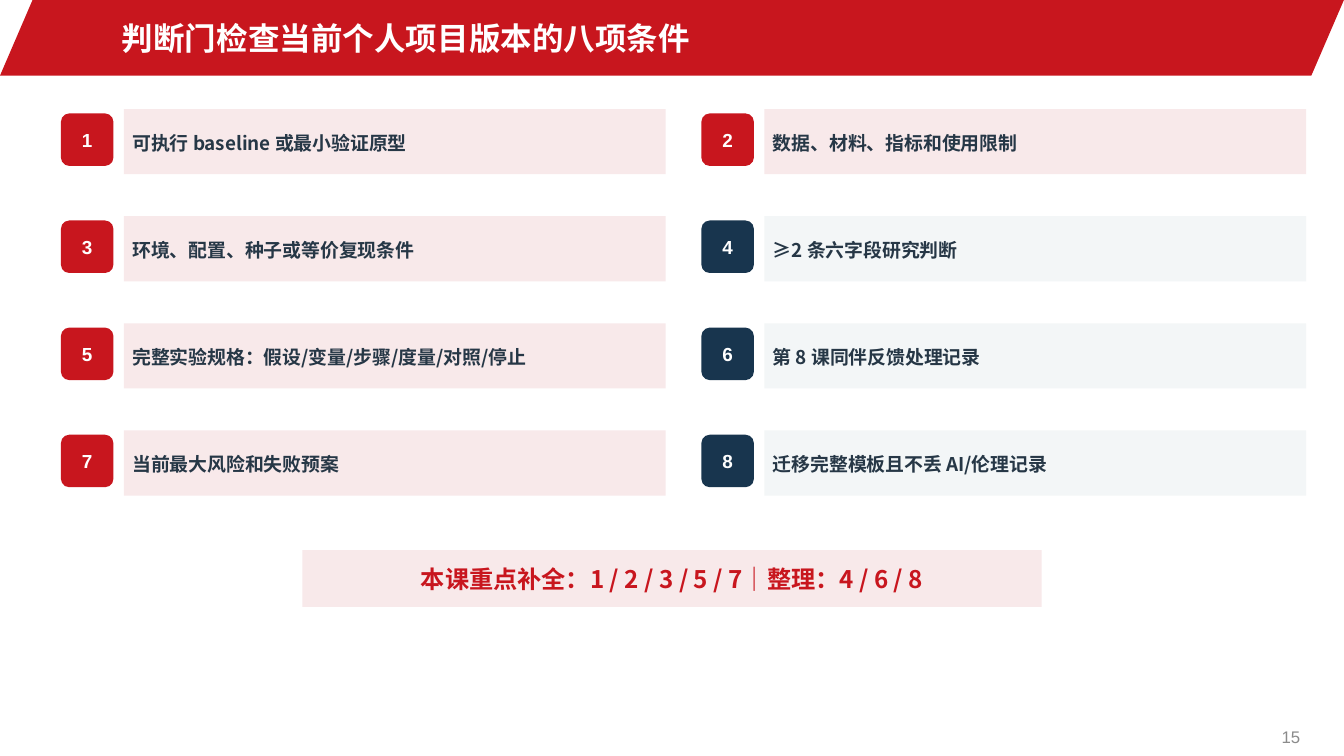
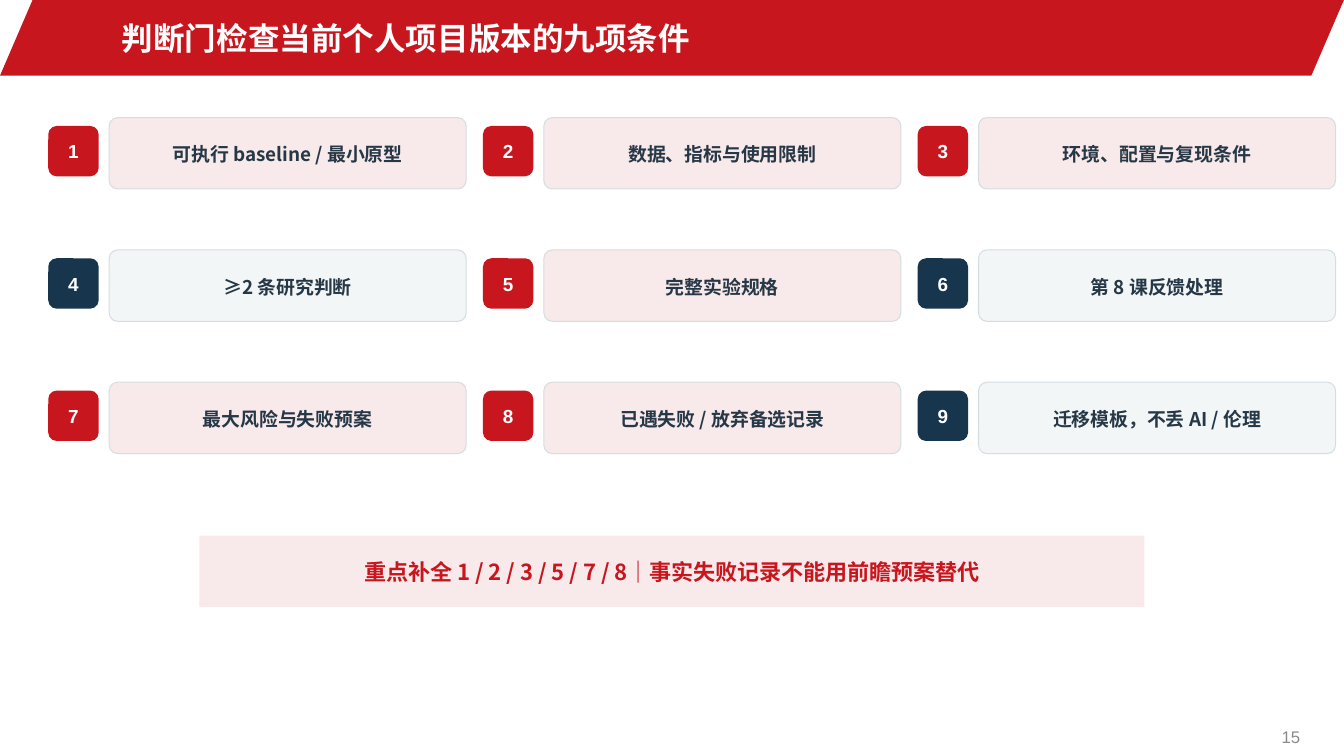
Before and after one commit to jinyh/ai4research, a slide deck: slide 15 of lessons/lesson-09/slides.pptx. Drawn at 1344x756 pixels with LibreOffice and Linux fonts; fonts in the diff are those of the drawing; background and template pictures are left out. Boxes give left, top, right and bottom in pixels: in the first picture for what was removed or moved away, otherwise in the second. Text is boxed around its words. In the diff, an @@ line names an element or a change of style, - is before the commit and + after.

```diff
--- a/lessons/lesson-09/slides.pptx
+++ b/lessons/lesson-09/slides.pptx
@@ text at bbox=[122, 23, 690, 53]: text changed @@
-判断门检查当前个人项目版本的八项条件
+判断门检查当前个人项目版本的九项条件
@@ rounded rectangle "可执行 baseline / 最小原型": place and size @@
-rounded rectangle "可执行 baseline / 最小原型" at bbox=[124, 109, 666, 174]
+rounded rectangle "可执行 baseline / 最小原型" at bbox=[109, 118, 466, 190]
@@ rounded rectangle "数据、指标与使用限制": place and size @@
-rounded rectangle "数据、指标与使用限制" at bbox=[764, 109, 1307, 174]
+rounded rectangle "数据、指标与使用限制" at bbox=[544, 118, 901, 190]
@@ rounded rectangle "环境、配置与复现条件": place and size @@
-rounded rectangle "环境、配置与复现条件" at bbox=[124, 217, 666, 282]
+rounded rectangle "环境、配置与复现条件" at bbox=[979, 118, 1336, 190]
@@ rounded rectangle "1": place and size @@
-rounded rectangle "1" at bbox=[60, 113, 113, 165]
+rounded rectangle "1" at bbox=[48, 126, 99, 176]
@@ text in rounded rectangle at bbox=[173, 145, 402, 163]: text changed @@
-可执行 baseline 或最小验证原型
+可执行 baseline / 最小原型
@@ rounded rectangle "2": place and size @@
-rounded rectangle "2" at bbox=[702, 113, 754, 165]
+rounded rectangle "2" at bbox=[483, 126, 533, 176]
@@ text in rounded rectangle at bbox=[628, 145, 816, 163]: text changed @@
-数据、材料、指标和使用限制
+数据、指标与使用限制
@@ rounded rectangle "3": place and size @@
-rounded rectangle "3" at bbox=[60, 221, 113, 273]
+rounded rectangle "3" at bbox=[918, 126, 968, 176]
@@ text in rounded rectangle at bbox=[1063, 145, 1251, 163]: text changed @@
-环境、配置、种子或等价复现条件
+环境、配置与复现条件
@@ rounded rectangle "4": place and size @@
-rounded rectangle "4" at bbox=[702, 221, 754, 273]
+rounded rectangle "4" at bbox=[48, 258, 99, 309]
@@ rounded rectangle "≥2 条研究判断": place and size @@
-rounded rectangle "≥2 条研究判断" at bbox=[764, 217, 1307, 282]
+rounded rectangle "≥2 条研究判断" at bbox=[109, 250, 466, 322]
@@ rounded rectangle "5": place and size @@
-rounded rectangle "5" at bbox=[60, 328, 113, 380]
+rounded rectangle "5" at bbox=[483, 258, 533, 309]
@@ rounded rectangle "完整实验规格": place and size @@
-rounded rectangle "完整实验规格" at bbox=[124, 324, 666, 389]
+rounded rectangle "完整实验规格" at bbox=[544, 250, 901, 322]
@@ proportions changed in 7 elements at bbox=[48, 126, 99, 176], bbox=[48, 391, 99, 442], bbox=[483, 126, 533, 176], bbox=[918, 126, 968, 176], bbox=[48, 258, 99, 309], bbox=[483, 258, 533, 309], bbox=[918, 258, 968, 309] @@
@@ rounded rectangle "6": place and size @@
-rounded rectangle "6" at bbox=[702, 328, 754, 380]
+rounded rectangle "6" at bbox=[918, 258, 968, 309]
@@ rounded rectangle "第 8 课反馈处理": place and size @@
-rounded rectangle "第 8 课反馈处理" at bbox=[764, 324, 1307, 389]
+rounded rectangle "第 8 课反馈处理" at bbox=[979, 250, 1336, 322]
@@ text in rounded rectangle at bbox=[224, 278, 352, 296]: text changed @@
-≥2 条六字段研究判断
+≥2 条研究判断
@@ text in rounded rectangle at bbox=[666, 278, 779, 296]: text changed @@
-完整实验规格：假设/变量/步骤/度量/对照/停止
+完整实验规格
@@ text in rounded rectangle at bbox=[1091, 278, 1223, 296]: text changed @@
-第 8 课同伴反馈处理记录
+第 8 课反馈处理
@@ rounded rectangle "最大风险与失败预案": place and size @@
-rounded rectangle "最大风险与失败预案" at bbox=[124, 431, 666, 496]
+rounded rectangle "最大风险与失败预案" at bbox=[109, 382, 466, 454]
@@ rounded rectangle added at bbox=[544, 382, 901, 454], fill #F8E9EA, outline #D6DDE2 0.75 pt, 13.5 pt, text #263746, bold @@
+已遇失败 / 放弃备选记录
@@ rectangle to rounded rectangle; outline none to #D6DDE2 0.75 pt in 8 elements at bbox=[109, 118, 466, 190], bbox=[109, 382, 466, 454], bbox=[979, 250, 1336, 322], bbox=[544, 118, 901, 190], bbox=[109, 250, 466, 322], bbox=[979, 118, 1336, 190], bbox=[544, 250, 901, 322], bbox=[979, 382, 1336, 454] @@
@@ rounded rectangle "迁移模板，不丢 AI / 伦理": place and size @@
-rounded rectangle "迁移模板，不丢 AI / 伦理" at bbox=[764, 431, 1307, 496]
+rounded rectangle "迁移模板，不丢 AI / 伦理" at bbox=[979, 382, 1336, 454]
@@ rounded rectangle "7": place and size @@
-rounded rectangle "7" at bbox=[60, 435, 113, 487]
+rounded rectangle "7" at bbox=[48, 391, 99, 442]
@@ text in rounded rectangle at bbox=[203, 410, 372, 428]: text changed @@
-当前最大风险和失败预案
+最大风险与失败预案
@@ rounded rectangle "8": place and size @@
-rounded rectangle "8" at bbox=[702, 435, 754, 487]
+rounded rectangle "8" at bbox=[483, 391, 533, 442]
@@ rounded rectangle "8" at bbox=[483, 391, 533, 442]: fill #18354E to #C8161E; proportions changed @@
@@ rounded rectangle added at bbox=[918, 391, 968, 442], fill #18354E, 13.5 pt, text #FFFFFF, bold @@
+9
@@ text in rounded rectangle at bbox=[1053, 410, 1261, 429]: text changed @@
-迁移完整模板且不丢 AI/伦理记录
+迁移模板，不丢 AI / 伦理
@@ rectangle "重点补全 1 / 2 / ...": place and size @@
-rectangle "重点补全 1 / 2 / ..." at bbox=[302, 551, 1042, 607]
+rectangle "重点补全 1 / 2 / ..." at bbox=[200, 535, 1145, 607]
@@ text in rectangle at bbox=[364, 560, 980, 583]: text changed; size 17.2 to 15.8 pt @@
-本课重点补全：1 / 2 / 3 / 5 / 7｜整理：4 / 6 / 8
+重点补全 1 / 2 / 3 / 5 / 7 / 8｜事实失败记录不能用前瞻预案替代
```
Also in this commit, not shown: 8 other slides changed, 8 other files.
